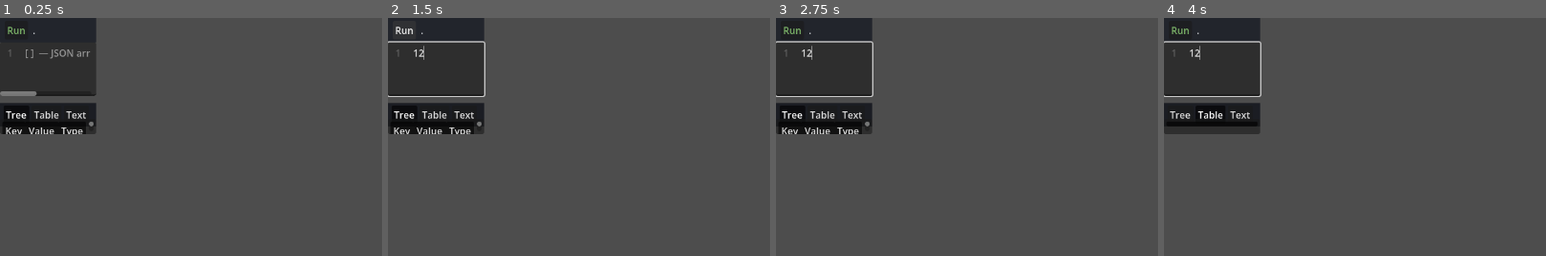
Above: before the commit, frames 1-4 (left to right).
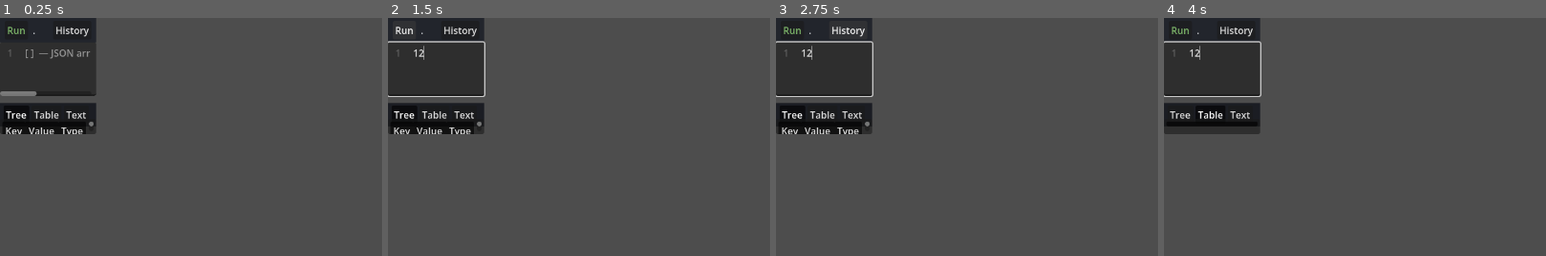
Above: after the commit, the same moments.

Repository: pierre-lehnen-rc/debris
Game: Godot game, scene res://source/ui/workspace/rc_models_tab.tscn
The game is run twice, just before and just after one commit, with the same random seed, the same clock (stepped at 60 frames per second) and the same inputs. This scene is started directly instead of the project's main scene.
Inputs (mouse positions are % of the whole screen's width and height, from its top left):
- Up to frame 1 (0.25 s): no input
- Up to frame 2 (1.5 s): click (6, 11) at 0.52 s; type "12" at 0.6 s; click "Run" at 1.25 s
- Up to frame 3 (2.75 s): click (9, 3) at 2 s, where only the run after the commit has a clickable "History"
- Up to frame 4 (4 s): click "Tree" at 2.75 s; click "Table" at 3.5 s
The pictures show only the part of the screen within x 0-50%, y 0-50%; the shares and areas given below are measured in that part.

The runs differ from the first frame. In frame 1, 0.2% of the frame differs, in the area x 14-24%, y 3-8%; in frame 2, 0.2%; in frame 3, 0.2%; in frame 4, 0.2%.

Commit message:
Give model function tabs a query history
A models tab now has a History button (far right of its toolbar, where query tabs
put theirs) offering the same recents-and-favorites dropdown: recents in the
.debris-workspace sidecar, favorites in the .debris-project file, ★ to keep and ✕
to forget, and picking an entry fills the args without running it.

It reuses the existing stores and popup rather than duplicating them. Model calls
are keyed as "model:<Model>.<method>" — a prefix no collection name can collide
with — and their entries are { model, method, args, run_at }. same_query() and
preview() dispatch on that shape, so WorkspaceState.record_query,
WorkspaceDoc.add_favorite_query and QueryHistoryPopup handle both kinds unchanged.

Existing histories and saved queries are unaffected: the new branches are taken
only for entries carrying a `model` key, so collection queries keep their old
identity and preview, and old keys are never touched. A compatibility case
asserts this alongside the new behaviour; the existing history suites still pass.

Co-Authored-By: Claude Opus 4.8 <noreply@anthropic.com>

Diff:
--- a/client/dev/checks/rocketchat_models_check.gd
+++ b/client/dev/checks/rocketchat_models_check.gd
@@ -22,6 +22,8 @@
 	await _check_typing()
 	await _check_duplicate_tabs()
 	await _check_type_action_opens_query()
+	await _check_history()
+	await _check_history_compatibility()
 	await _check_panel()
 
 
@@ -148,6 +150,84 @@
 	expect_eq(center.capture_tabs().size(), before + 1,
 		"a type action on a model result opens a query tab")
 	center.queue_free()
+
+
+## History for model functions: recents + favorites in the same two stores the
+## query history uses, keyed per function and never colliding with a collection.
+func _check_history() -> void:
+	var state := WorkspaceState.new()
+	var doc := WorkspaceDoc.new()
+	var history := QueryHistory.new()
+	history.setup(state, doc)
+
+	var center: Variant = load("res://source/ui/project/workspace_center.tscn").instantiate()
+	root.add_child(center)
+	center.bind_history(history)
+	center.bind_rocketchat_target("http://localhost:3000", "/x/Rocket.Chat")
+	var tab: Variant = center.open_rcmodels("Users", "findOneByUsername", "users", "(u: string)")
+
+	var key := QueryHistory.model_key("Users", "findOneByUsername")
+	expect_eq(key, "model:Users.findOneByUsername", "the store key is namespaced per function")
+
+	# Running records the call as a recent for this function.
+	tab._args_edit.text = "[\"rocket.cat\"]"
+	tab.run()
+	await _settle()
+	var recents: Array = history.recents(key)
+	expect_eq(recents.size(), 1, "a run is recorded as a recent")
+	expect_eq(String((recents[0] as Dictionary).get("args", "")), "[\"rocket.cat\"]",
+		"the recent keeps the args")
+	# Re-running the identical call resurfaces it instead of stacking a duplicate.
+	tab.run()
+	await _settle()
+	expect_eq(history.recents(key).size(), 1, "an identical re-run doesn't stack a duplicate")
+	# A different argument list is a distinct entry.
+	tab._args_edit.text = "[\"admin\"]"
+	tab.run()
+	await _settle()
+	expect_eq(history.recents(key).size(), 2, "a different call is a separate recent")
+
+	# Favorites round-trip through the project document.
+	var entry: Dictionary = history.recents(key)[0]
+	expect(not history.is_favorite(key, entry), "a fresh recent isn't a favorite")
+	history.add_favorite(key, entry)
+	expect(history.is_favorite(key, entry), "the call can be favorited")
+	expect_eq(history.favorites(key).size(), 1, "the favorite is stored")
+	history.remove_favorite(key, entry)
+	expect(not history.is_favorite(key, entry), "the favorite can be removed")
+
+	# Applying an entry fills the args without running.
+	tab.apply_entry({"model": "Users", "method": "findOneByUsername", "args": "[\"loaded\"]"})
+	expect_eq(tab._args_edit.text, "[\"loaded\"]", "applying an entry fills the args editor")
+
+	# The list label shows the args (model/method are implied by the tab).
+	expect_eq(QueryHistory.preview(entry), "[\"admin\"]", "the history row previews the args")
+	center.queue_free()
+
+
+## Model history must not disturb the existing collection query history: the two
+## kinds live in the same stores under different keys and identify independently.
+func _check_history_compatibility() -> void:
+	var state := WorkspaceState.new()
+	var doc := WorkspaceDoc.new()
+	var history := QueryHistory.new()
+	history.setup(state, doc)
+
+	var query_entry := {"function": "find", "filter": "{\"a\": 1}", "options": ""}
+	var model_entry := {"model": "Users", "method": "findOneByUsername", "args": "[\"x\"]"}
+	history.record("users", query_entry)
+	history.record(QueryHistory.model_key("Users", "findOneByUsername"), model_entry)
+
+	expect_eq(history.recents("users").size(), 1, "the collection keeps its own recents")
+	expect_eq(history.recents(QueryHistory.model_key("Users", "findOneByUsername")).size(), 1,
+		"the function keeps its own recents")
+	# Existing entries keep their old identity and preview.
+	expect(QueryHistory.same_query(query_entry, {"function": "find", "filter": " {\"a\": 1} "}),
+		"collection queries still compare by function/filter/options")
+	expect(not QueryHistory.same_query(query_entry, model_entry),
+		"a collection query never equals a model call")
+	expect_eq(QueryHistory.preview(query_entry), "{\"a\": 1}",
+		"collection queries still preview their filter")
 
 
 func _check_panel() -> void:
--- a/client/source/data/query_history.gd
+++ b/client/source/data/query_history.gd
@@ -12,9 +12,14 @@
 ##
 ## One instance is owned by a ProjectTab and shared with every QueryTab it opens, so
 ## a query run in any tab is recorded once and any tab's history button can browse
-## and re-apply the collection's past queries. Both stores are keyed by collection
-## name (a project binds at most one database). A saved query is a plain dict:
+## and re-apply the collection's past queries. A saved query is a plain dict:
 ##   { function, filter, options, options_visible, run_at } — see QueryTab.
+##
+## Server Models function calls share both stores and the same history UI. They are
+## keyed by {model_key} rather than a collection name — a "model:" prefix no
+## collection can collide with — and their entries carry a different shape:
+##   { model, method, args, run_at } — see RcModelsTab. same_query() and preview()
+## dispatch on that shape, so the stores and the popup handle both kinds unchanged.
 
 ## The recents store changed — the sidecar should be rewritten (wired to
 ## ProjectTab.persist_state).
@@ -79,10 +84,24 @@
 
 
 # Identity / display ----------------------------------------------------------
+## The store key for a Server Models function's history. Prefixed so it can never
+## collide with a collection name, keeping model history beside query history in the
+## same two stores without either seeing the other's entries.
+static func model_key(model: String, method: String) -> String:
+	return "model:%s.%s" % [model, method]
+
+
 ## Two saved queries are "the same" when their operation and (whitespace-trimmed)
 ## filter and options match, so re-running an identical query resurfaces the
 ## existing recent instead of stacking a duplicate, and it can't be favorited twice.
+## A model-function entry is identified by its call instead: model, method and args.
 static func same_query(a: Dictionary, b: Dictionary) -> bool:
+	if a.has("model") or b.has("model"):
+		return (
+			String(a.get("model", "")) == String(b.get("model", ""))
+			and String(a.get("method", "")) == String(b.get("method", ""))
+			and String(a.get("args", "")).strip_edges() == String(b.get("args", "")).strip_edges()
+		)
 	return (
 		String(a.get("function", "find")) == String(b.get("function", "find"))
 		and String(a.get("filter", "")).strip_edges() == String(b.get("filter", "")).strip_edges()
@@ -92,8 +111,12 @@
 
 ## A one-line label for a saved query, shown in the history list: the filter with
 ## its whitespace collapsed, prefixed by the operation when it isn't a plain find,
-## and marked when it carries find options.
+## and marked when it carries find options. A model-function entry shows its
+## argument list — the model and method are implied by the tab the list opened from.
 static func preview(entry: Dictionary) -> String:
+	if entry.has("model"):
+		var args := _collapse(String(entry.get("args", "")).strip_edges())
+		return args if not args.is_empty() else "[]"
 	var filter := _collapse(String(entry.get("filter", "")).strip_edges())
 	if filter.is_empty():
 		filter = "{}"
--- a/client/source/ui/project/workspace_center.gd
+++ b/client/source/ui/project/workspace_center.gd
@@ -223,6 +223,7 @@
 		collection = String(_rc_collections.get(model, ""))
 	tab.configure(model, method, collection, signature)
 	tab.bind_target(_rc_target)
+	tab.set_history(_history)
 	# Connect before add_child so the tab's initial status is captured.
 	tab.status_changed.connect(func(text: String) -> void: status_changed.emit(text))
 	tab.open_json_requested.connect(_on_open_json_requested)
@@ -448,6 +449,7 @@
 	var tab: RcModelsTab = RCMODELS_TAB_SCENE.instantiate()
 	tab.configure_restore(state)
 	tab.bind_target(_rc_target)
+	tab.set_history(_history)
 	tab.status_changed.connect(func(text: String) -> void: status_changed.emit(text))
 	tab.open_json_requested.connect(_on_open_json_requested)
 	# A schema type action on a result opens a sibling query tab on the DB.
--- a/client/source/ui/workspace/rc_models_tab.gd
+++ b/client/source/ui/workspace/rc_models_tab.gd
@@ -48,9 +48,15 @@
 var _initial_args := ""
 ## Set by configure_restore() to reopen a saved tab from the sidecar.
 var _restore_state: Dictionary = {}
+## Shared per-project store of recent/favorite queries; set via set_history(). The
+## history button browses this function's past calls, and each run is recorded.
+var _history: QueryHistory = null
+## Lazily-created dropdown shown by the history button.
+var _history_popup: QueryHistoryPopup = null
 
 @onready var _toolbar: PanelContainer = %Toolbar
 @onready var _run_btn: Button = %RunBtn
+@onready var _history_btn: Button = %HistoryBtn
 @onready var _title_label: Label = %TitleLabel
 @onready var _signature_label: Label = %SignatureLabel
 @onready var _args_edit: CodeEdit = %ArgsEdit
@@ -85,6 +91,45 @@
 ## fresh on every Run, so editing the workspace's path affects already-open tabs.
 func bind_target(provider: Callable) -> void:
 	_target_provider = provider
+
+
+## Bind the shared query-history store (recents + favorites) this tab records into
+## and its history button browses. Safe to call before or after _ready.
+func set_history(history: QueryHistory) -> void:
+	_history = history
+
+
+## This function's key in the history stores (namespaced away from collections).
+func _history_key() -> String:
+	return QueryHistory.model_key(_model, _method)
+
+
+## The current call as a saved-query entry (see QueryHistory).
+func _current_entry() -> Dictionary:
+	return {
+		"model": _model,
+		"method": _method,
+		"args": _args_edit.text,
+		"run_at": Time.get_datetime_string_from_system(true),
+	}
+
+
+## Load a saved call (from the history dropdown) into the args editor without
+## running it — consistent with tab restore; the user presses Run/F5 to execute.
+func apply_entry(entry: Dictionary) -> void:
+	_args_edit.text = String(entry.get("args", ""))
+	status_changed.emit("Loaded a saved call — press Run to execute")
+
+
+func _on_history_pressed() -> void:
+	if _history == null:
+		return
+	if _history_popup == null:
+		_history_popup = QueryHistoryPopup.new()
+		_history_popup.apply_requested.connect(apply_entry)
+		add_child(_history_popup)
+	_history_popup.configure(_history, _history_key())
+	_history_popup.open_under(_history_btn)
 
 
 ## Snapshot this tab for the sidecar: the model/method and current args (never the
@@ -194,6 +239,7 @@
 	_toolbar.add_theme_stylebox_override("panel", sb)
 	_run_btn.add_theme_color_override("font_color", AppTheme.ACCENT_GREEN)
 	_run_btn.tooltip_text = "Call the model method (F5)"
+	_history_btn.tooltip_text = "Recent and saved calls for this function"
 	_title_label.add_theme_color_override("font_color", AppTheme.TEXT_BRIGHT)
 	_signature_label.add_theme_color_override("font_color", AppTheme.TEXT_DIM)
 	_signature_label.add_theme_font_size_override("font_size", 12)
@@ -240,6 +286,10 @@
 	var value: Variant = data.get("result") if (data is Dictionary and (data as Dictionary).has("result")) else data
 	var count := (value as Array).size() if value is Array else 0
 	_results.show_raw(value, _entity_roots(value), count)
+	# Record the call in this function's recent history (deduped/capped in the
+	# store); QueryHistory persists the sidecar via its own change signal.
+	if _history != null:
+		_history.record(_history_key(), _current_entry())
 	status_changed.emit("%s.%s — %s" % [_model, _method, _describe(value, count)])
 	state_changed.emit()
 
--- a/client/source/ui/workspace/rc_models_tab.tscn
+++ b/client/source/ui/workspace/rc_models_tab.tscn
@@ -27,6 +27,13 @@
 layout_mode = 2
 size_flags_horizontal = 3
 text = "Model.method"
+
+[node name="HistoryBtn" type="Button" parent="Toolbar/Row"]
+unique_name_in_owner = true
+layout_mode = 2
+tooltip_text = "Recent and saved calls for this function"
+focus_mode = 0
+text = "History"
 
 [node name="Split" type="VSplitContainer" parent="."]
 layout_mode = 2
@@ -59,3 +66,4 @@
 layout_mode = 2
 
 [connection signal="pressed" from="Toolbar/Row/RunBtn" to="." method="_run"]
+[connection signal="pressed" from="Toolbar/Row/HistoryBtn" to="." method="_on_history_pressed"]
